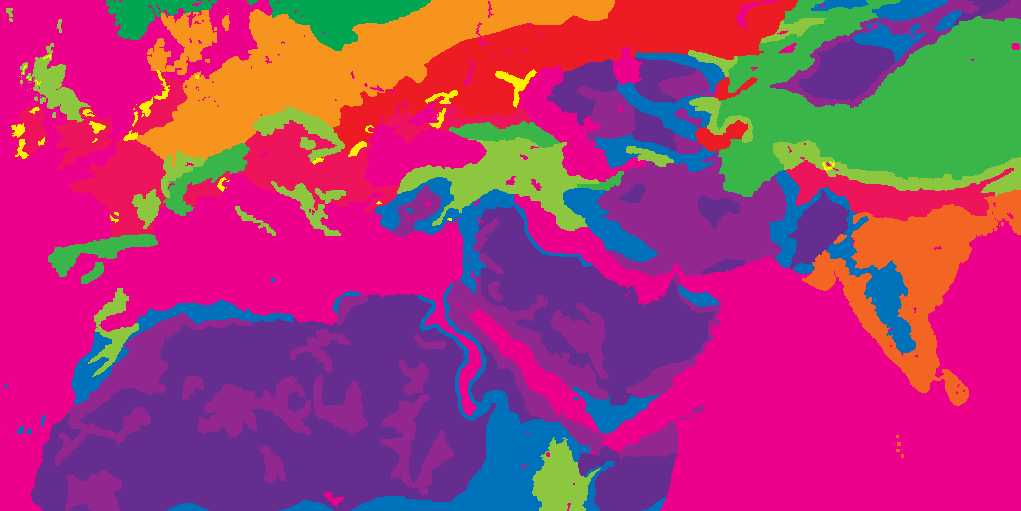
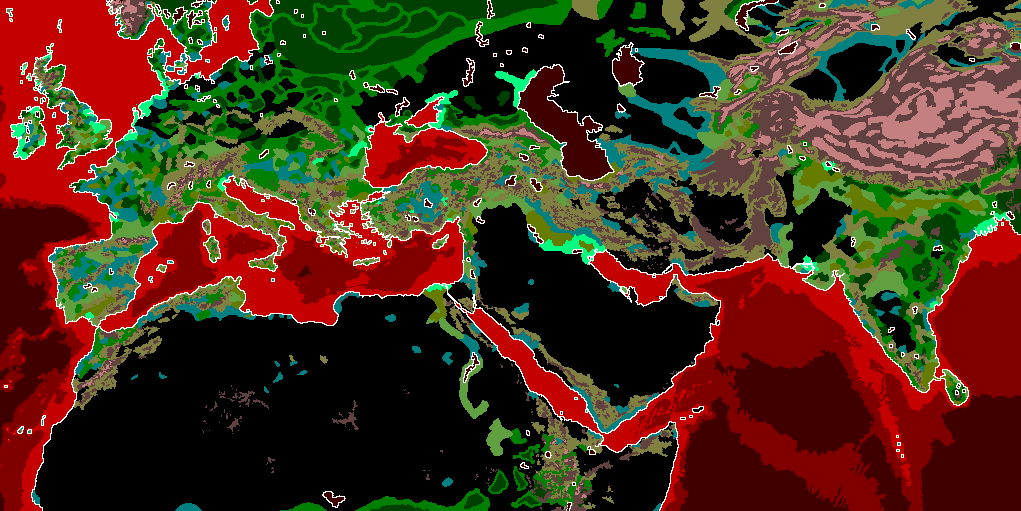
Layer changes from the first 1021px x 511px image to the second:
showed "map_ground_types", painted on it over [0,0,1021,511]
hid "map_climates" over [0,0,1021,511]
